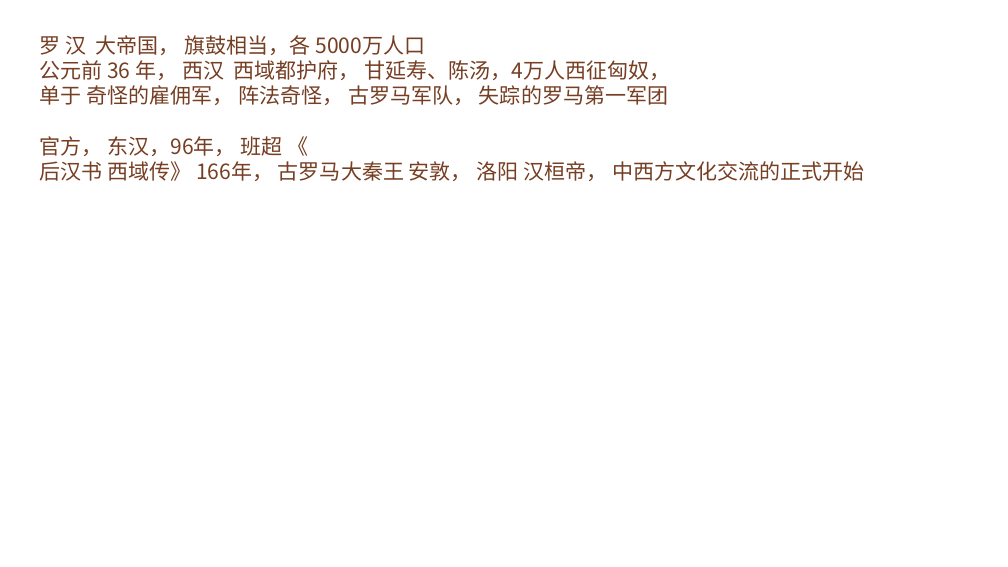
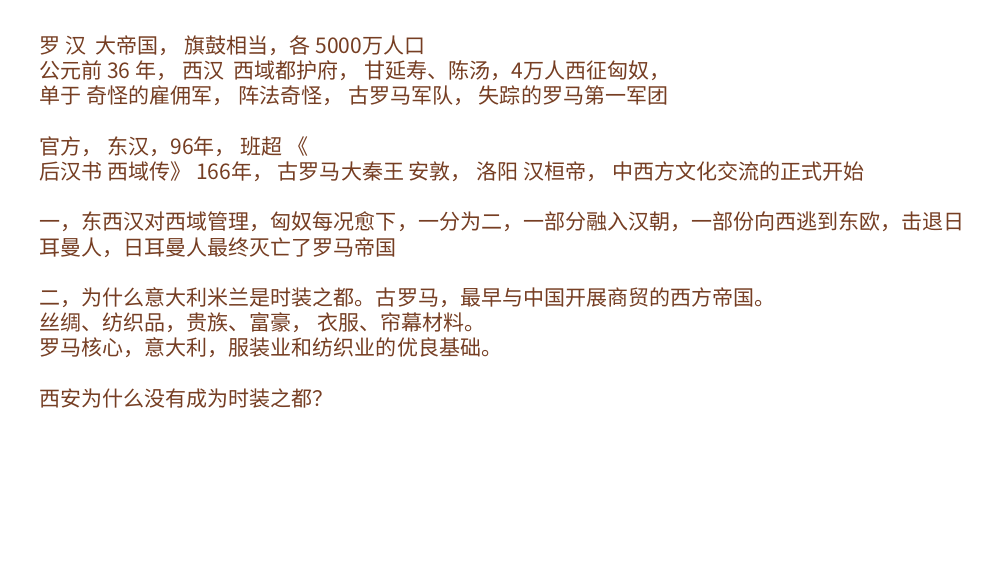
Before and after one commit to FredJiangFei/freetalk, a slide deck: slide 17 of 一带一路/一带一路 - 1.pptx. Drawn at 1008x567 pixels with LibreOffice and Linux fonts; fonts in the diff are those of the drawing; background and template pictures are left out. Boxes give left, top, right and bottom in pixels: in the first picture for what was removed or moved away, otherwise in the second. Text is boxed around its words. In the diff, an @@ line names an element or a change of style, - is before the commit and + after.

Commit message:
yi dai yi lu

```diff
--- a/一带一路/一带一路 - 1.pptx
+++ b/一带一路/一带一路 - 1.pptx
@@ text at (39,211,964,408): paragraphs added @@
+一，东西汉对西域管理，匈奴每况愈下，一分为二，一部分融入汉朝，一部份向西逃到东欧，击退日耳曼人，日耳曼人最终灭亡了罗马帝国
+二，为什么意大利米兰是时装之都。古罗马，最早与中国开展商贸的西方帝国。
+丝绸、纺织品，贵族、富豪， 衣服、帘幕材料。
+罗马核心，意大利，服装业和纺织业的优良基础。
+西安为什么没有成为时装之都？
```
